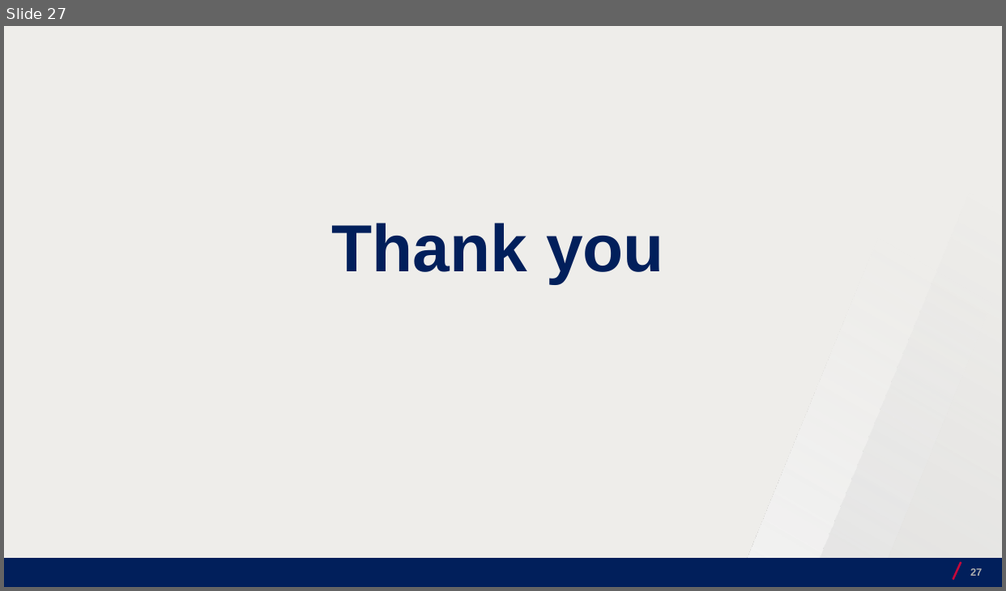
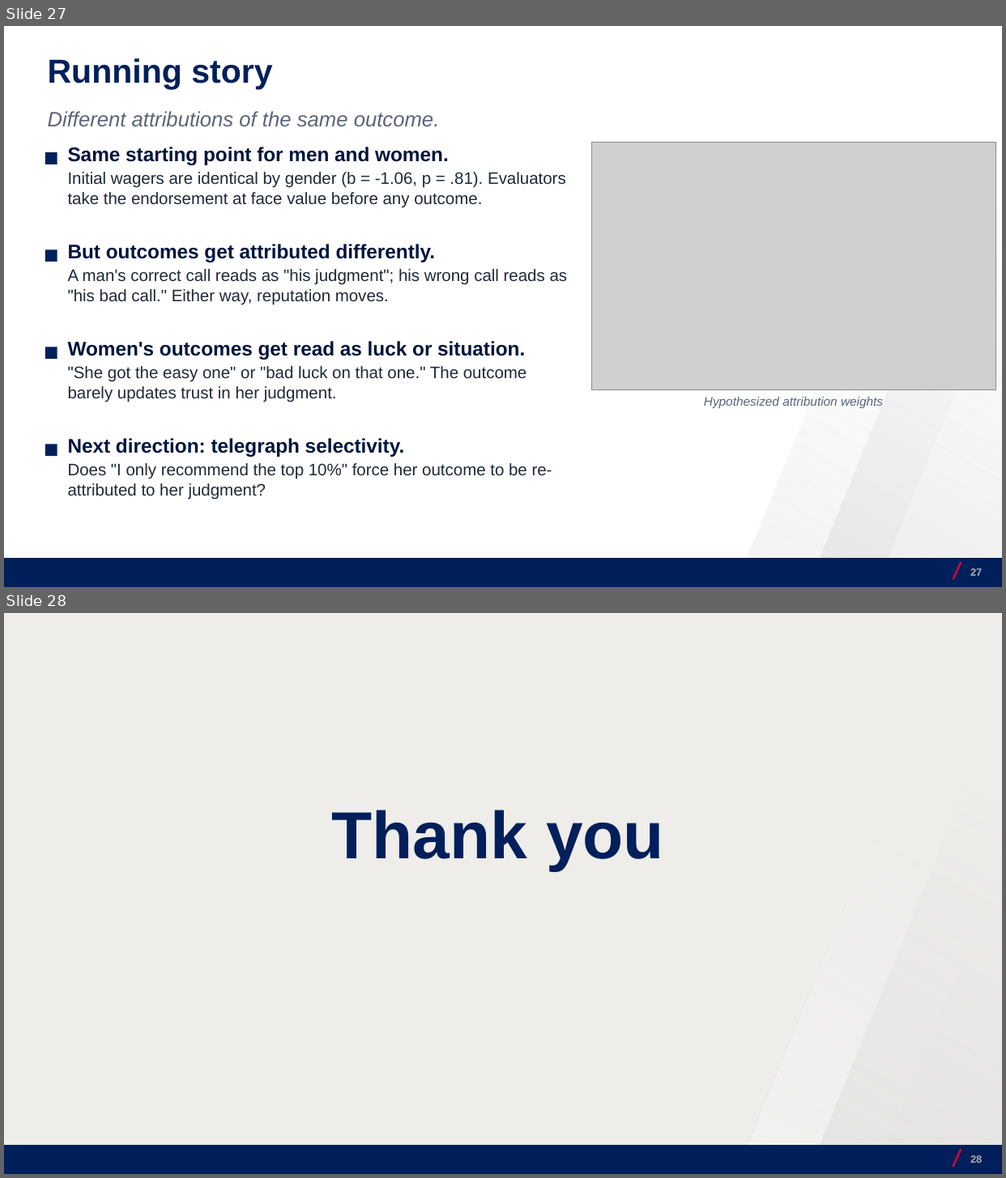
Before and after one commit to josecerv/sponsorship-network, a slide deck: docs/UChicago-0410.pptx. Shown one above the other, each under a label of ours: slide 27 before the commit, slides 27 and 28 after it. The pictures are 1006x591 and 1006x1178 pixels, drawn with LibreOffice and Linux fonts; fonts in the diff are those of the drawing; grey boxes stand for pictures; background and template pictures are left out. Boxes give left, top, right and bottom in pixels: in the first picture for what was removed or moved away, otherwise in the second. Text is boxed around its words. In the diff, an @@ line names an element or a change of style, - is before the commit and + after.

```diff
--- a/docs/UChicago-0410.pptx
+++ b/docs/UChicago-0410.pptx
@@ slide 27 added at [4,26,1002,587], background #FFFFFF; not listed: 4 template elements that a slide beside it also shows @@
@@ text added at [48,58,272,89], 32 pt, text #011F5B, bold @@
+Running story
@@ text added at [48,111,440,126], 20 pt, text #5B657A, italic @@
+Different attributions of the same outcome.
@@ text added at [68,147,566,208], 16 pt, text #1F2937 @@
+Same starting point for men and women.
+Initial wagers are identical by gender (b = -1.06, p = .81). Evaluators take the endorsement at face value before any outcome.
@@ picture added at [592,142,996,390] @@
@@ rectangle added at [45,152,57,165], fill #011F5B @@
@@ text added at [68,244,568,305], 16 pt, text #1F2937 @@
+But outcomes get attributed differently.
+A man's correct call reads as "his judgment"; his wrong call reads as "his bad call." Either way, reputation moves.
@@ rectangle added at [45,250,57,262], fill #011F5B @@
@@ text added at [68,341,527,403], 16 pt, text #1F2937 @@
+Women's outcomes get read as luck or situation.
+"She got the easy one" or "bad luck on that one." The outcome barely updates trust in her judgment.
@@ rectangle added at [45,347,57,359], fill #011F5B @@
@@ text added at [704,397,883,408], 12 pt, text #5B657A, italic @@
+Hypothesized attribution weights
@@ text added at [68,438,552,500], 16 pt, text #1F2937 @@
+Next direction: telegraph selectivity.
+Does "I only recommend the top 10%" force her outcome to be re-attributed to her judgment?
@@ rectangle added at [45,445,57,456], fill #011F5B @@
@@ page number added at [970,569,982,576], 10 pt, text #AFAFAF, bold @@
+27
@@ what was slide 27 is now slide 28 @@
@@ page number at [970,1156,982,1163]: text changed @@
-27
+28
```
Also in this commit, not shown: 15 slides changed, 1 other slide added, 2 slides removed, 18 other files.
